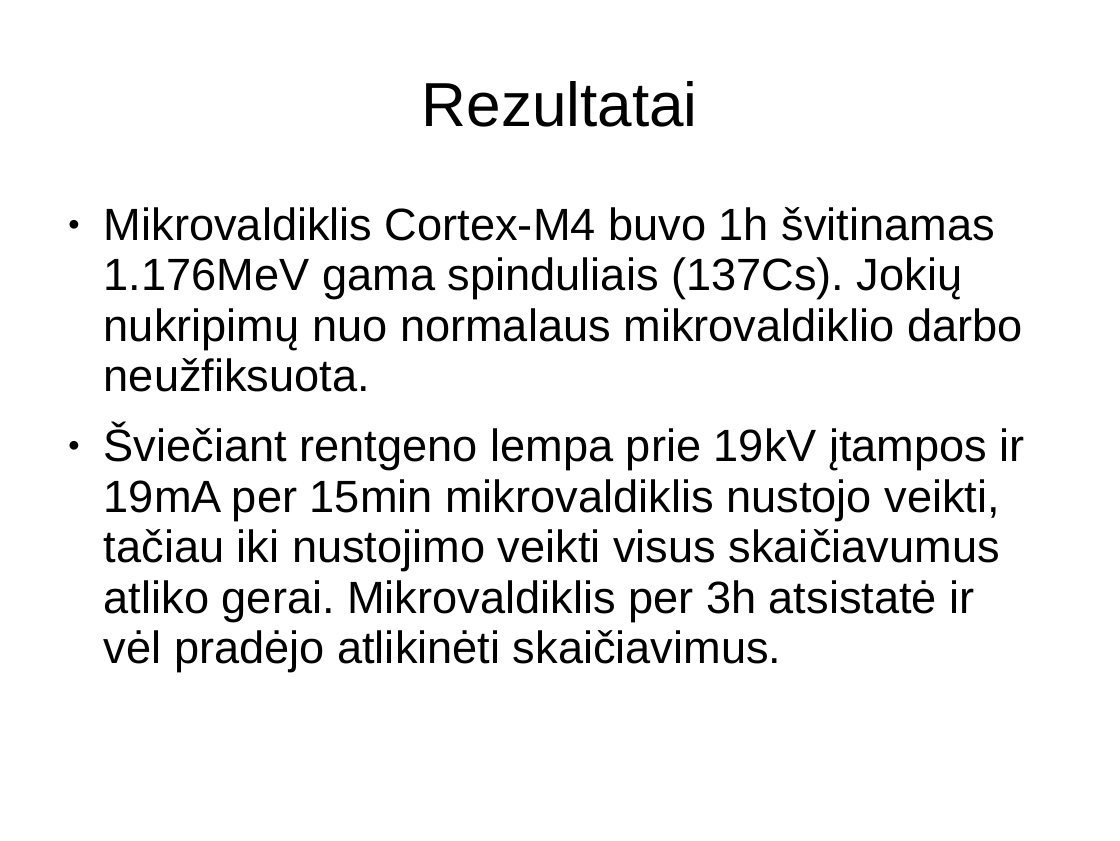
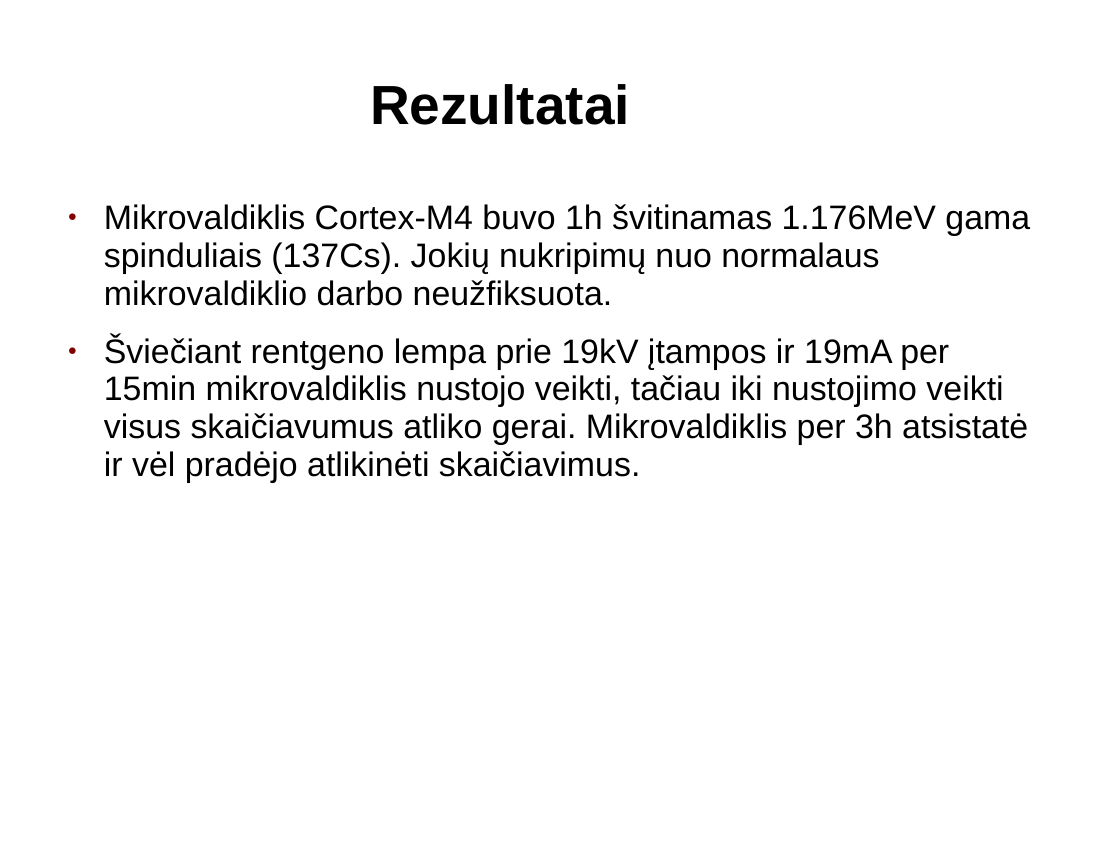
Before and after one commit to kurmis/bakis, a slide deck: slide 13 of pristatymas bak/Mindaugas Kurmauskas.ppt. Drawn at 1120x841 pixels with LibreOffice and Linux fonts; fonts in the diff are those of the drawing; background and template pictures are left out. Boxes give left, top, right and bottom in pixels: in the first picture for what was removed or moved away, otherwise in the second. Text is boxed around its words. In the diff, an @@ line names an element or a change of style, - is before the commit and + after.

```diff
--- a/pristatymas bak/Mindaugas Kurmauskas.ppt
+++ b/pristatymas bak/Mindaugas Kurmauskas.ppt
@@ title "Rezultatai" moved from (x1=422, y1=81, x2=698, y2=127) to (x1=370, y1=84, x2=630, y2=125) @@
@@ title "Rezultatai" at (x1=370, y1=84, x2=630, y2=125): size 44 to 39 pt, bold on @@
@@ text "Mikrovaldiklis Cortex-M4 buvo 1h švitinamas ..." at (x1=104, y1=204, x2=1030, y2=483): size 32 to 24 pt; bullet colour #000000 to #800000 @@
```
Also in this commit, not shown: 11 other slides changed, 6 other files.
